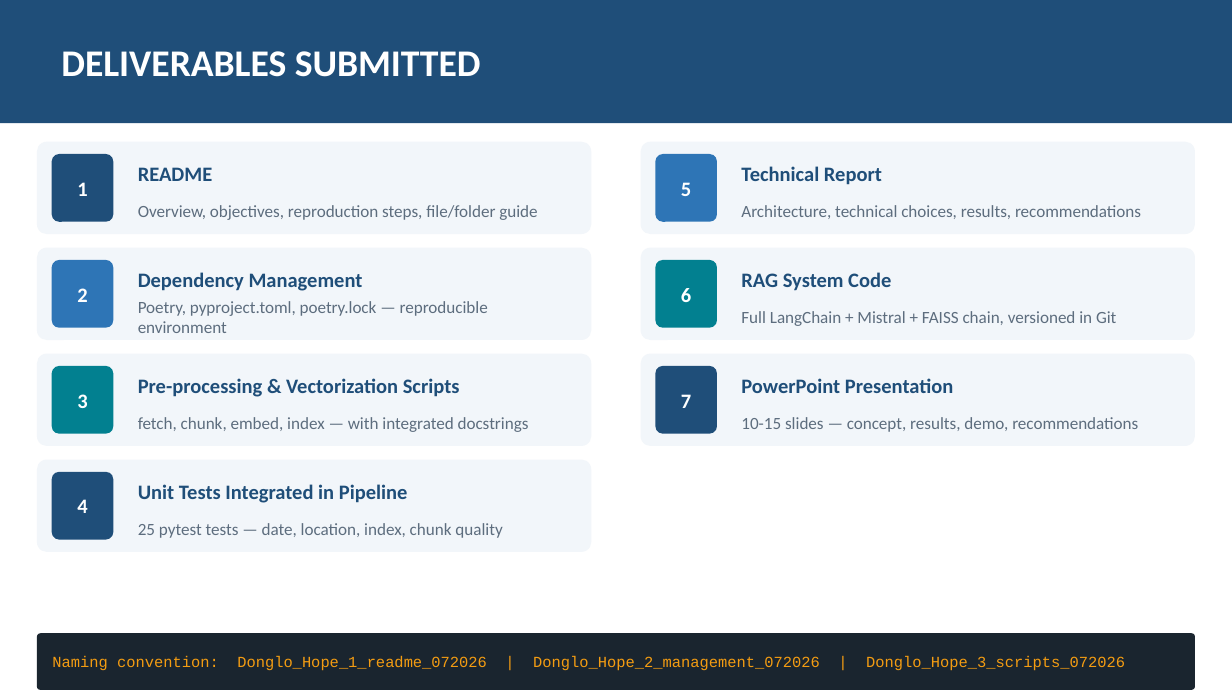
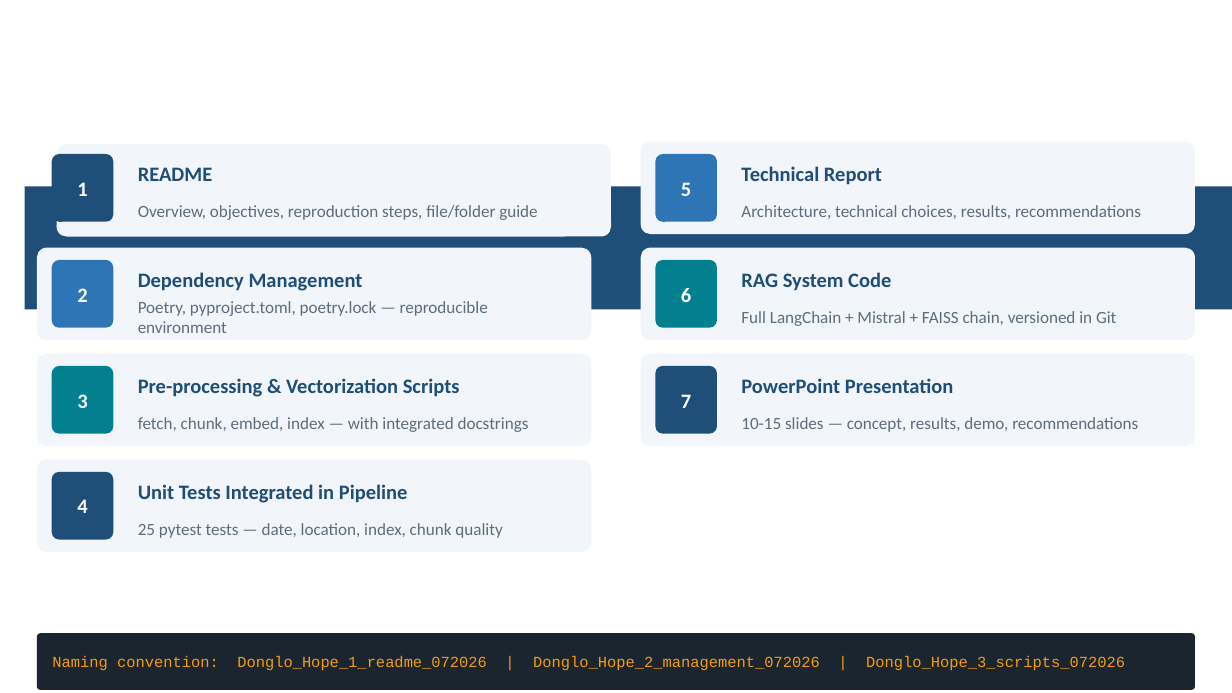
Before and after one commit to hhdonglo/project_11, a slide deck: slide 15 of presentation_puls_events_EN.pptx (slide 2 before the commit). Drawn at 1232x693 pixels with LibreOffice and Linux fonts; fonts in the diff are those of the drawing. Boxes give left, top, right and bottom in pixels: in the first picture for what was removed or moved away, otherwise in the second. Text is boxed around its words. In the diff, an @@ line names an element or a change of style, - is before the commit and + after.

```diff
--- a/presentation_puls_events_EN.pptx
+++ b/presentation_puls_events_EN.pptx
@@ text removed at [61,51,481,77] @@
-DELIVERABLES SUBMITTED
@@ rounded rectangle: place and size @@
-rounded rectangle at [37,142,591,234]
+rounded rectangle at [57,144,611,237]
@@ rectangle: place and size @@
-rectangle at [0,0,1232,123]
+rectangle at [25,186,1232,309]
```
Also in this commit, not shown: 7 other files.
